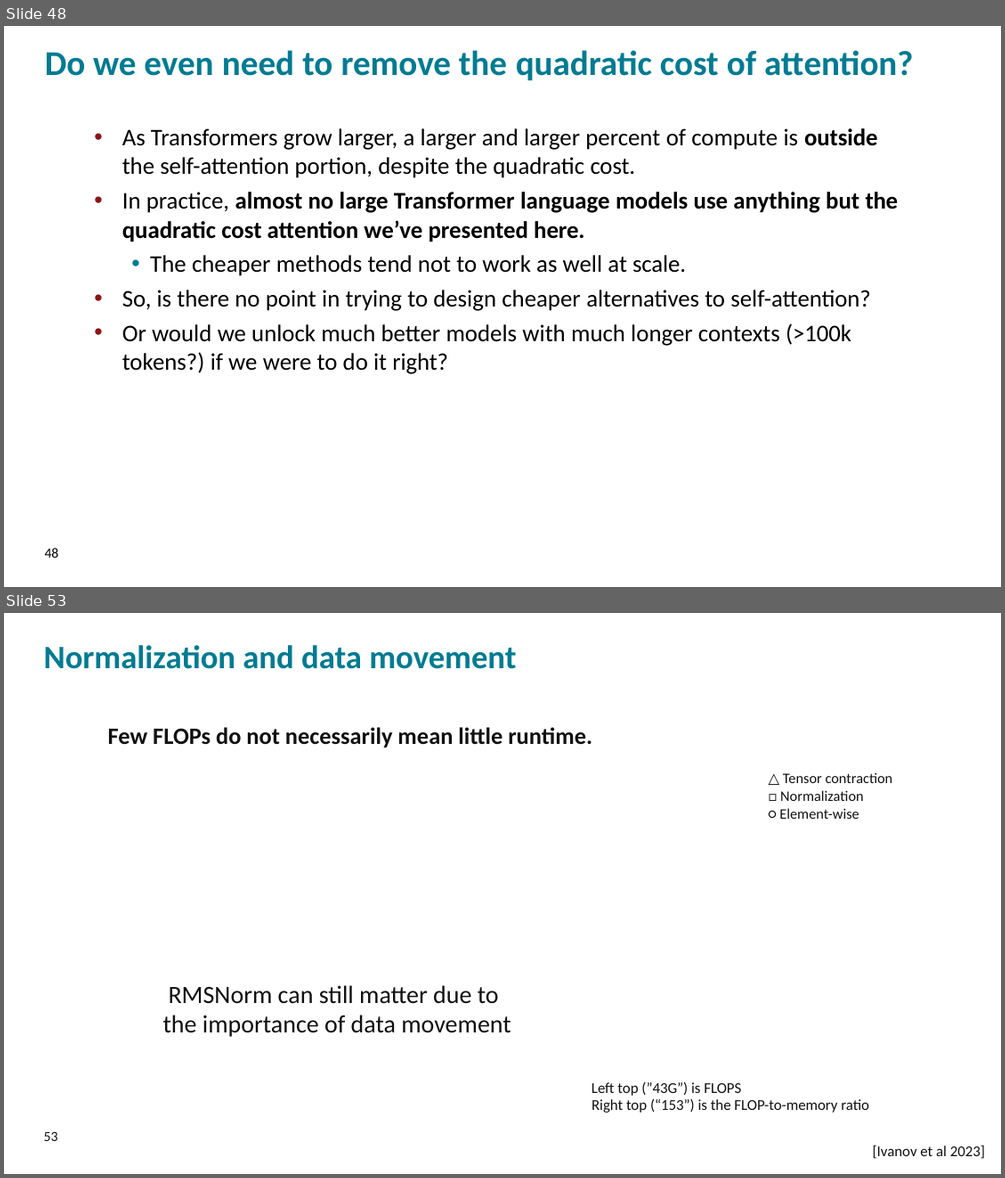
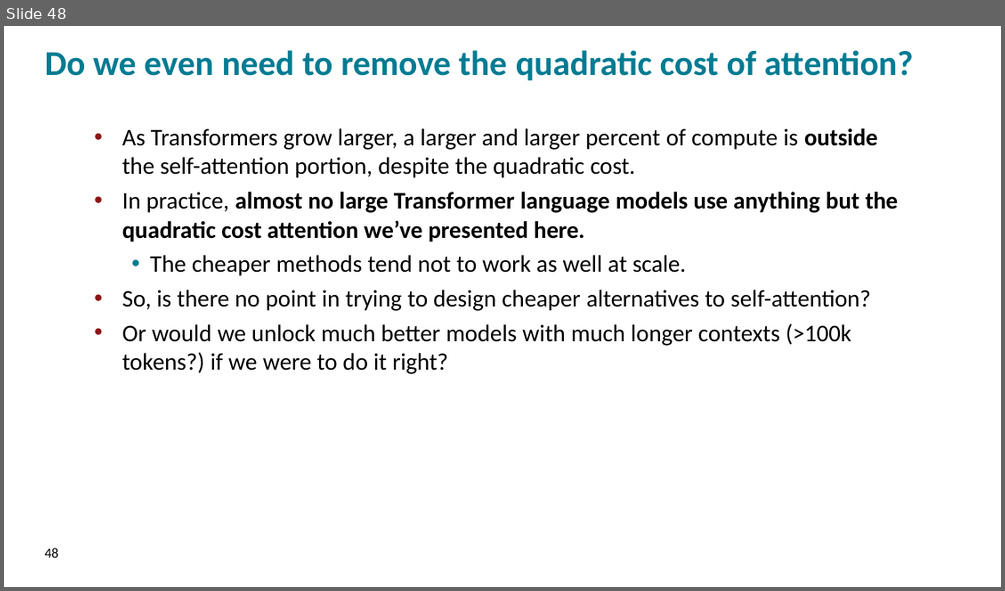
Before and after one commit to FMIPPC/lectures, a slide deck: lecture_03.pptx. Shown one above the other, each under a label of ours: slides 48 and 53 before the commit, slide 48 after it; the slides between them are not shown. The pictures are 1005x1178 and 1005x591 pixels, drawn with LibreOffice and Linux fonts; fonts in the diff are those of the drawing; background and template pictures are left out. Boxes give left, top, right and bottom in pixels: in the first picture for what was removed or moved away, otherwise in the second. Text is boxed around its words. In the diff, an @@ line names an element or a change of style, - is before the commit and + after.

```diff
--- a/lecture_03.pptx
+++ b/lecture_03.pptx
@@ slide 53 removed at [4, 613, 1001, 1174], background picture (left out) @@
@@ text removed at [44, 645, 516, 669] @@
-Normalization and data movement
@@ text removed at [108, 727, 592, 747] @@
-Few FLOPs do not necessarily mean little runtime.
@@ text removed at [779, 772, 893, 819] @@
-△ Tensor contraction
-□ Normalization
-○ Element-wise
@@ text removed at [169, 985, 499, 1004] @@
-RMSNorm can still matter due to
@@ text removed at [163, 1014, 510, 1037] @@
-the importance of data movement
@@ text removed at [591, 1082, 741, 1095] @@
-Left top (”43G”) is FLOPS
@@ text removed at [591, 1099, 869, 1112] @@
-Right top (“153”) is the FLOP-to-memory ratio
@@ text removed at [44, 1132, 58, 1141] @@
-53
@@ text removed at [873, 1144, 985, 1159] @@
-[Ivanov et al 2023]
```
Also in this commit, not shown: 27 other slides removed, 4 other files.
